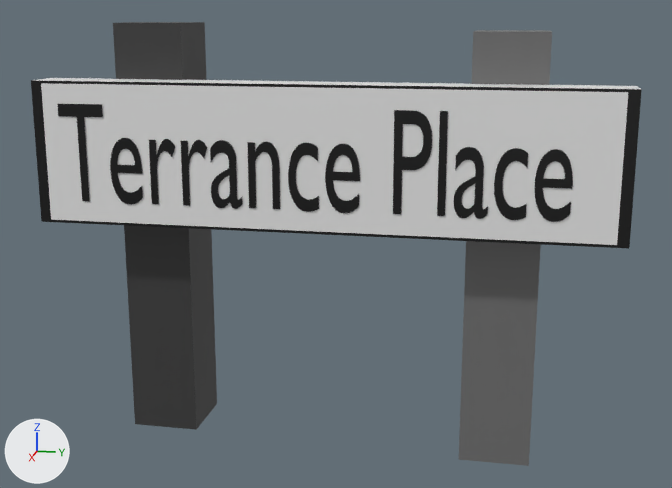
Renders of the FBX model Assets/Models/uk_street_sign_rural_7.fbx from each side of a commit.
Before and after are seen from a camera (50 mm lens) standing at (25.63, 8.79, 11.27) and looking at (0.07, 3.67, 4.88). The axes (+X, +Y, +Z) are drawn at lower left. The lights are the same throughout. Where no turn or scale is listed for an object, it has been applied to the vertices.

The scene before the commit, as lines of its bpy script (objects in view):
```python
me_cube_001 = bpy.data.meshes.new('Cube.001')
me_cube_001.from_pydata(...)  # 12 vertices, 10 faces; spans x -1.0..1.0, y -1.0..1.0, z -2.0..10.13
me_cube_001.materials.append(mat_material_001)  # dark grey #6e6e6e
me_cube_002 = bpy.data.meshes.new('Cube.002')
me_cube_002.from_pydata(...)  # 12 vertices, 10 faces; spans x -0.6..0.6, y -8.1..8.1, z -2.0..2.0
# faces by material slot: [6, 4]
me_cube_002.materials.append(mat_material_002)  # white #e7e7e7
me_cube_002.materials.append(mat_material_003)  # black #000000
me_text = bpy.data.meshes.new('Text')
me_text.from_pydata(...)  # 1076 vertices, 1062 faces; spans x 0.02..6.04, y -0.01..0.68, z 0.0
me_text.materials.append(mat_material_004)  # black #000000
ob_cube_001 = bpy.data.objects.new('Cube.001', me_cube_001)
ob_cube_001.location = (-0.45, 8.41, 0.72)
ob_cube_002 = bpy.data.objects.new('Cube.002', me_cube_002)
ob_cube_002.location = (1.04, 3.47, 7.51)
ob_text = bpy.data.objects.new('Text', me_text)
ob_text.location = (1.65, -3.9, 6.16)
ob_text.rotation_euler = (1.571, 0.0, 1.571)  # degrees (90, 0, 90)
ob_text.scale = (2.32, 4.0, 4.0)
# also in view: 'Cube' at (-0.45, -1.59, 5.0)
```
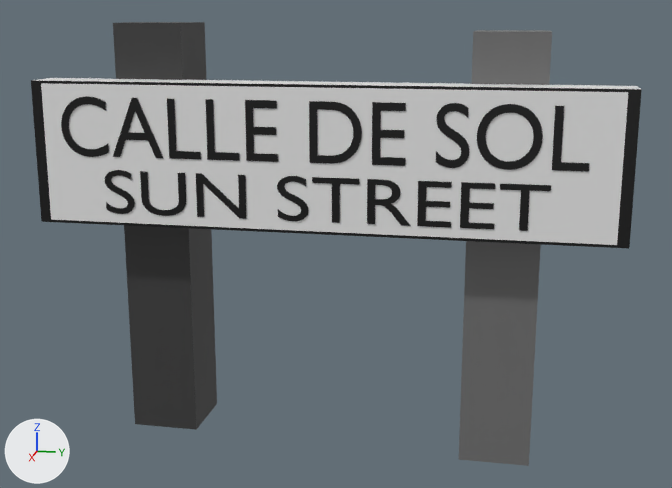
Where the change shows, as pixel boxes (x1, y1, x2, y2) in the pictures (672 x 488 px; the box of a moved part takes in the faces that stretch with it):
'Text', reshaped, moved, rescaled (35% shorter)
    before: (58, 104, 573, 222)
    after: (61, 96, 589, 172)
'Text.001', added (black)
    after: (105, 170, 551, 231)
part 1 of me_text, rebuilt (10% shorter)
    before: (210, 140, 243, 209)
    after: (206, 99, 240, 161)
part 2 of me_text, rebuilt (50% wider, 9% shorter)
    before: (110, 138, 143, 204)
    after: (113, 98, 163, 158)
part 3 of me_text, rebuilt (50% wider, 9% shorter)
    before: (325, 144, 360, 213)
    after: (309, 101, 362, 164)
part 4 of me_text, rebuilt (7% shorter)
    before: (247, 142, 280, 209)
    after: (245, 100, 278, 162)
part 5 of me_text, rebuilt (30% wider, 7% shorter)
    before: (181, 140, 207, 206)
    after: (167, 99, 201, 160)
part 6 of me_text, deleted (black)
    before: (535, 149, 573, 222)
part 7 of me_text, deleted (black)
    before: (288, 143, 319, 212)
part 8 of me_text, deleted (black)
    before: (149, 139, 175, 204)
part 9 of me_text, deleted (black)
    before: (437, 111, 448, 216)
part 10 of me_text, moved or reshaped
    before: (393, 110, 528, 220)
    after: (372, 102, 589, 172)
part 11 of me_text, built on
    before: (58, 104, 103, 202)
    after: (61, 96, 109, 157)

What the commit changed:
Material 'Material.005' (mat_material_005) is new.
Its base color is (0.0, 0.0, 0.0) (black #000000).
me_text is used by ob_text; location (1.65, -3.9, 6.16); rotation (1.571, 0.0, 1.571), in degrees (90, 0, 90); scale (2.32, 4.0, 4.0).
me_text had 1076 vertices, 1062 faces and spanned x 0.02..6.04, y -0.01..0.68, z 0.0.
me_text now has 423 vertices, 409 faces and spans x 0.05..6.42, y -0.01..0.69, z 0.0.
me_text part 1: the loose piece of 174 vertices spanning x 1.9..2.29, y -0.01..0.46, z 0.0 is rebuilt with 6 vertices and now spans x 1.94..2.35, y 0.0..0.68, z 0.0.
me_text part 2: the loose piece of 99 vertices spanning x 0.65..1.05, y -0.01..0.46, z 0.0 is rebuilt with 11 vertices and now spans x 0.71..1.38, y 0.0..0.69, z 0.0.
me_text part 3: the loose piece of 99 vertices spanning x 3.28..3.69, y -0.01..0.46, z 0.0 is rebuilt with 54 vertices and now spans x 3.21..3.84, y 0.0..0.68, z 0.0.
me_text part 4: the loose piece of 57 vertices spanning x 2.36..2.74, y 0.0..0.46, z 0.0 is rebuilt with 12 vertices and now spans x 2.43..2.83, y 0.0..0.68, z 0.0.
me_text part 5: the loose piece of 55 vertices spanning x 1.55..1.88, y 0.0..0.46, z 0.0 is rebuilt with 6 vertices and now spans x 1.45..1.86, y 0.0..0.68, z 0.0.
me_text part 6: the loose piece of 99 vertices spanning x 5.63..6.04, y -0.01..0.46, z 0.0 is deleted.
me_text part 7: the loose piece of 98 vertices spanning x 2.84..3.21, y -0.01..0.46, z 0.0 is deleted.
me_text part 8: the loose piece of 55 vertices spanning x 1.15..1.48, y 0.0..0.46, z 0.0 is deleted.
me_text part 9: the loose piece of 4 vertices spanning x 4.57..4.66, y 0.0..0.68, z 0.0 is deleted.
me_text part 10: 2 vertices moved within x 4.79..4.99, y 0.01..0.02, z 0.0; 317 vertices removed from x 4.07..5.56, y -0.01..0.68, z 0.0; 225 vertices added at x 3.96..6.42, y -0.01..0.69, z 0.0.
me_text part 11: 7 vertices removed from x 0.02..0.59, y 0.0..0.68, z 0.0; 97 vertices added at x 0.05..0.66, y -0.01..0.69, z 0.0.
Mesh me_text_001 is new.
It has 466 vertices, 450 faces and spans x 0.0, y 0.09..12.25, z -0.02..1.23.
It uses material mat_material_005 (black #000000).
Object 'Text' (ob_text) moves from (1.65, -3.9, 6.16) to (1.65, -3.9, 7.46).
Object 'Text' (ob_text) is rescaled from (2.32, 4.0, 4.0) to (2.24, 2.38, 4.0).
Object 'Text.001' (ob_text_001) is new; it shows me_text_001.
Its location is (1.65, -2.69, 5.86).
